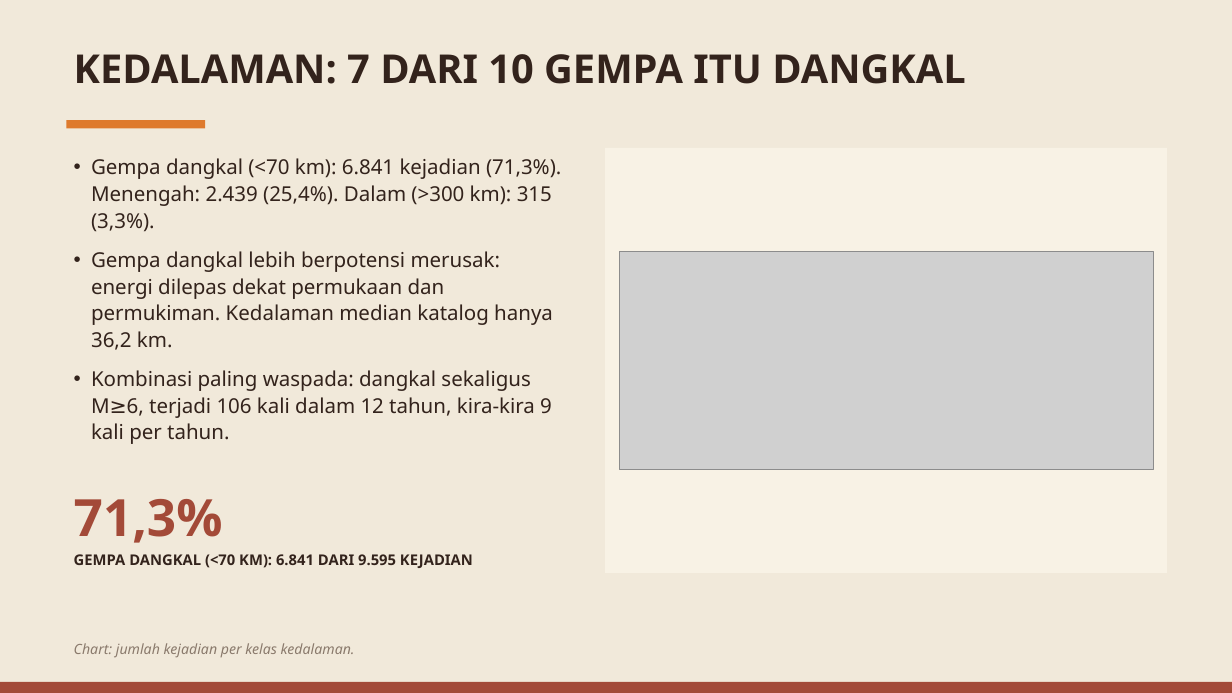
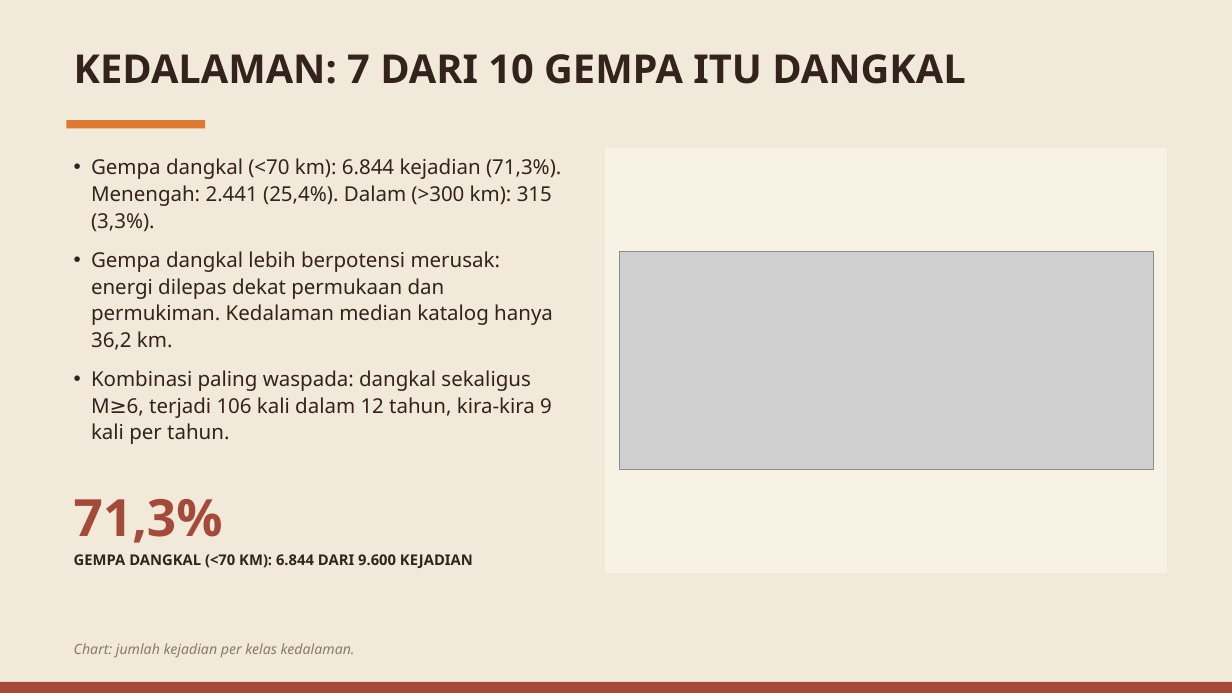
Before and after one commit to baghizash/gempa-bumi-indonesia-2026, a slide deck: slide 7 of Portofolio-Analisis-Gempa-Bumi.pptx. Drawn at 1232x693 pixels with LibreOffice and Linux fonts; fonts in the diff are those of the drawing; grey boxes stand for pictures. Boxes give left, top, right and bottom in pixels: in the first picture for what was removed or moved away, otherwise in the second. Text is boxed around its words. In the diff, an @@ line names an element or a change of style, - is before the commit and + after.

```diff
--- a/Portofolio-Analisis-Gempa-Bumi.pptx
+++ b/Portofolio-Analisis-Gempa-Bumi.pptx
@@ text at box(91, 158, 561, 232): text changed @@
-• Gempa dangkal (<70 km): 6.841 kejadian (71,3%). Menengah: 2.439 (25,4%). Dalam (>300 km): 315 (3,3%).
+• Gempa dangkal (<70 km): 6.844 kejadian (71,3%). Menengah: 2.441 (25,4%). Dalam (>300 km): 315 (3,3%).
@@ text at box(74, 554, 473, 568): text changed @@
-GEMPA DANGKAL (<70 KM): 6.841 DARI 9.595 KEJADIAN
+GEMPA DANGKAL (<70 KM): 6.844 DARI 9.600 KEJADIAN
```
Also in this commit, not shown: 7 other slides changed.
